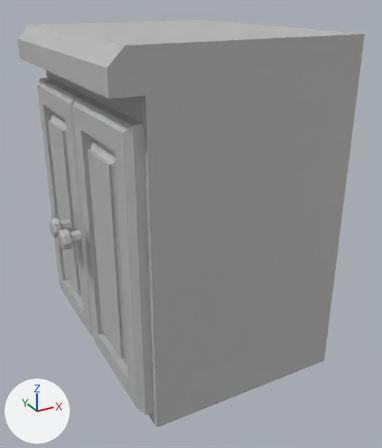
An edit to the FBX model Assets/Kim's Folder/models/bottom_cabinet_1.fbx, drawn before and after from the same camera.
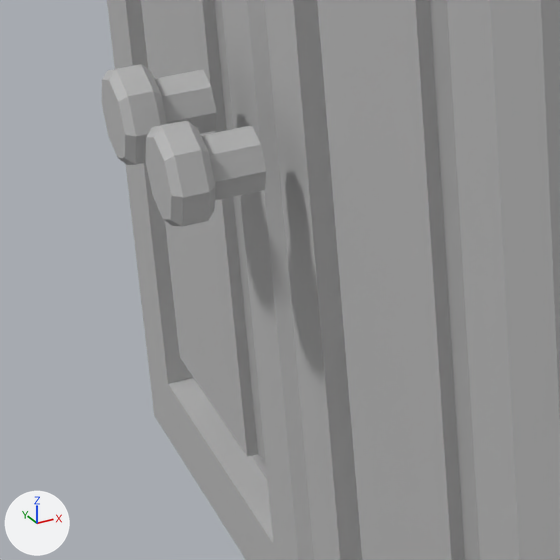
There are two pictures of each version: one whole from a 50 mm lens placed at (-0.712, -1.417, 1.096), pointed at (0.03, -0.067, 0.421), one close up on the part from 8% to 37% of the width and 46% to 70% of the height. Arrows for +X, +Y and +Z are at lower left; the lights stay in place. Where no turn or scale is listed for an object, it has been applied to the vertices.
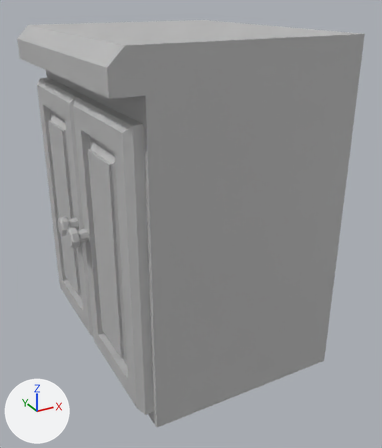
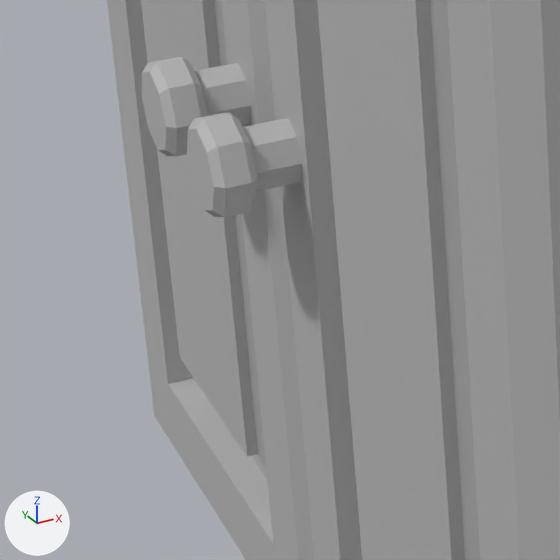
Where the newer file only moved an object's origin or applied its transform, the numbers keep the older frame.

The change, as a diff of the scene's bpy script:
```diff
--- a/Assets/Kim's Folder/models/bottom_cabinet_1.fbx.py
+++ b/Assets/Kim's Folder/models/bottom_cabinet_1.fbx.py
@@ me_mesh @@
 me_mesh.from_pydata(...)  # 200 vertices, 187 faces; spans x -0.36..0.36, y -0.4..0.4, z -0.5..0.5
 # used by ob_polysurface106; location = (-0.0199, 0.0, 0.5)
+# me_mesh part 1: the loose piece of 56 vertices spanning x -0.36..-0.304, y -0.075..-0.013, z -0.083..-0.021 is moved by (0.024, 0.0, 0.0)
+# me_mesh part 2: the loose piece of 56 vertices spanning x -0.36..-0.304, y 0.018..0.08, z -0.083..-0.021 is moved by (0.024, 0.0, 0.0)
 me_mesh.materials.append(mat_phong1)
```

Where the change shows, as pixel boxes (x1, y1, x2, y2) in the close-ups (560 x 560 px; the box of a moved part takes in the faces that stretch with it):
'polySurface106', reshaped: before (102, 0, 560, 560); after (107, 0, 560, 560)
part 1 of me_mesh, moved or reshaped: before (146, 121, 266, 227); after (187, 113, 302, 217)
part 2 of me_mesh, moved or reshaped: before (102, 64, 217, 165); after (142, 57, 251, 156)
